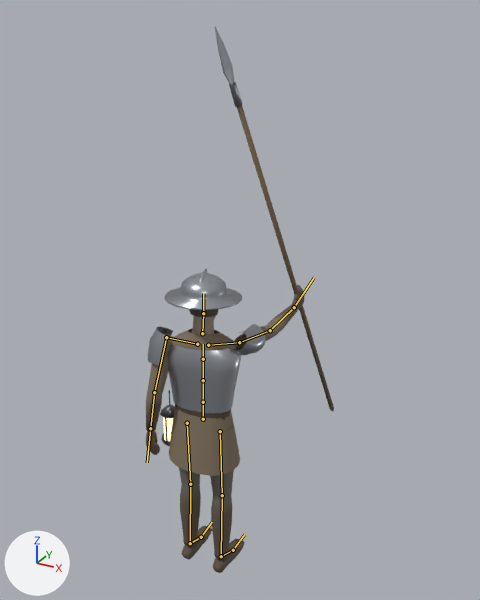
What one commit did to the glTF model assets/models/characters/guard.glb.
Before and after are seen from a 50 mm camera at (1.62, -2.54, 3.0) aimed at (-0.02, 0.45, 1.5). Lighting does not change. The marker at lower left points along +X, +Y and +Z. The picture after the commit comes second. Both versions are drawn at frame 9 of the action 'throw'; the numbers are the values there. The bones that change, and the others that lie on the model, are drawn over the model as lines.

Objects in the first picture: 'Guard'.
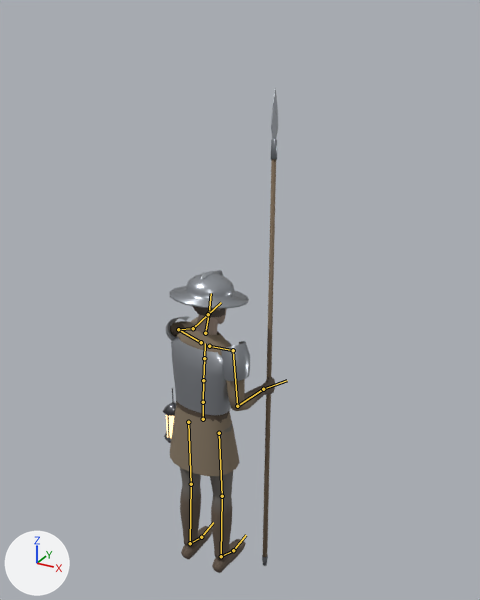
Pixel boxes (x1, y1, x2, y2) of what changed, in the pictures (480 x 600 px):
'Guard', posed (39% narrower, 11% shorter)
    before: (146, 27, 334, 573)
    after: (163, 88, 278, 573)
bone 'Chest', root to tip
    before: (203, 380) to (203, 359)
    after: (203, 380) to (204, 358)
bone 'UpperChest', root to tip
    before: (203, 359) to (203, 344)
    after: (204, 358) to (205, 343)
bone 'RightUpperArm', root to tip
    before: (239, 342) to (270, 330)
    after: (233, 350) to (237, 406)
bone 'RightLowerArm', root to tip
    before: (270, 330) to (294, 307)
    after: (237, 406) to (263, 389)
bone 'RightHand', root to tip
    before: (294, 307) to (314, 277)
    after: (263, 389) to (287, 380)
bone 'LeftUpperArm', root to tip
    before: (166, 337) to (154, 392)
    after: (178, 329) to (193, 328)
bone 'LeftLowerArm', root to tip
    before: (154, 392) to (150, 428)
    after: (193, 328) to (208, 314)
bone 'RightUpperLeg', root to tip
    before: (220, 431) to (222, 495)
    after: (219, 433) to (222, 496)
bone 'LeftUpperLeg', root to tip
    before: (187, 423) to (190, 484)
    after: (188, 422) to (191, 484)

What the commit changed:
Bone 'Hips' (bone_hips) turns from (0, 5, 0) to (0, -2, 0) degrees about its own x, y and z.
Bone 'Spine' (bone_spine) turns from (2, 5, 0) to (3, -3, 0) degrees about its own x, y and z.
Bone 'Chest' (bone_chest) turns from (3, 6, 0) to (4, -3, 0) degrees about its own x, y and z.
Bone 'UpperChest' (bone_upperchest) turns from (3, 6, 1) to (4, -3, 0) degrees about its own x, y and z.
Bone 'RightUpperArm' (bone_rightupperarm) turns from (88, 26, 39) to (8, -8, 30) degrees about its own x, y and z.
Bone 'RightLowerArm' (bone_rightlowerarm) turns from (12, 0, 0) to (82, 0, 0) degrees about its own x, y and z.
Bone 'RightHand' (bone_righthand) turns from (14, 0, 0) to (-8, 0, 0) degrees about its own x, y and z.
Bone 'LeftUpperArm' (bone_leftupperarm) turns from (-8, 3, -30) to (74, -23, -35) degrees about its own x, y and z.
Bone 'LeftLowerArm' (bone_leftlowerarm) turns from (20, 0, 0) to (12, 0, 0) degrees about its own x, y and z.
Bone 'RightUpperLeg' (bone_rightupperleg) turns from (-1, 0, 0) to (0, 0, 0) degrees about its own x, y and z.
Bone 'RightFoot' (bone_rightfoot) turns from (0, 1, -3) to (0, -1, 1) degrees about its own x, y and z.
Bone 'LeftUpperLeg' (bone_leftupperleg) turns from (1, 0, 0) to (0, 0, 0) degrees about its own x, y and z.
Bone 'LeftFoot' (bone_leftfoot) turns from (-1, 1, -3) to (0, -1, 1) degrees about its own x, y and z.
